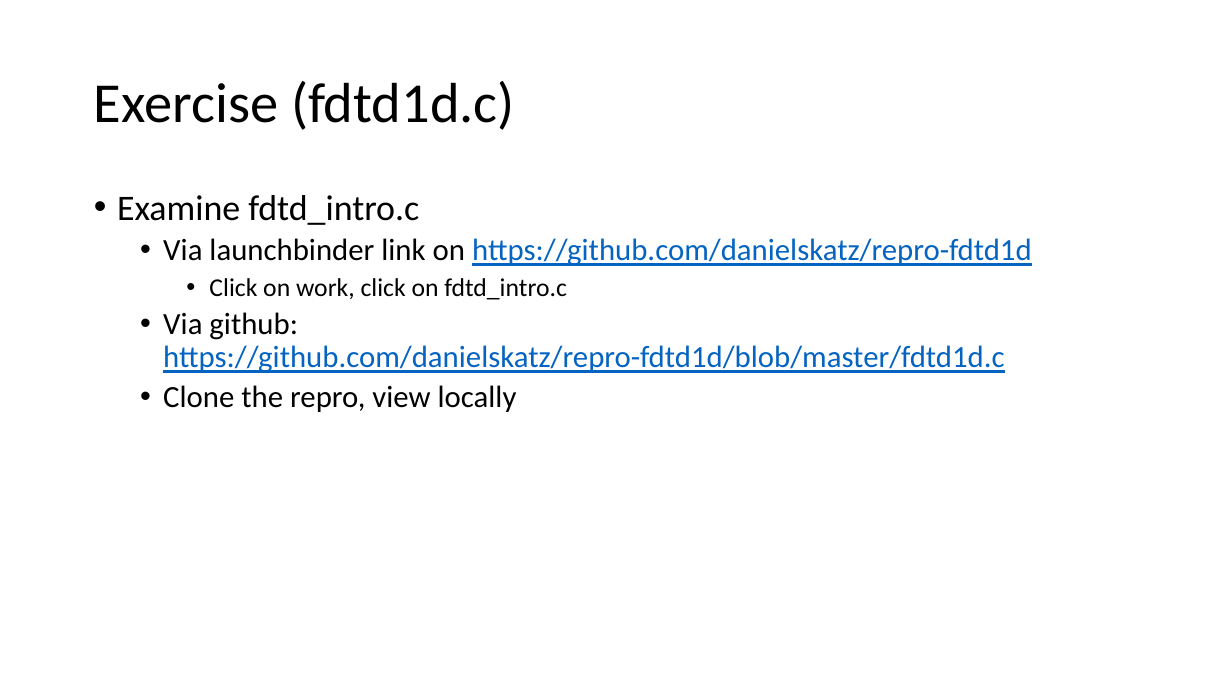
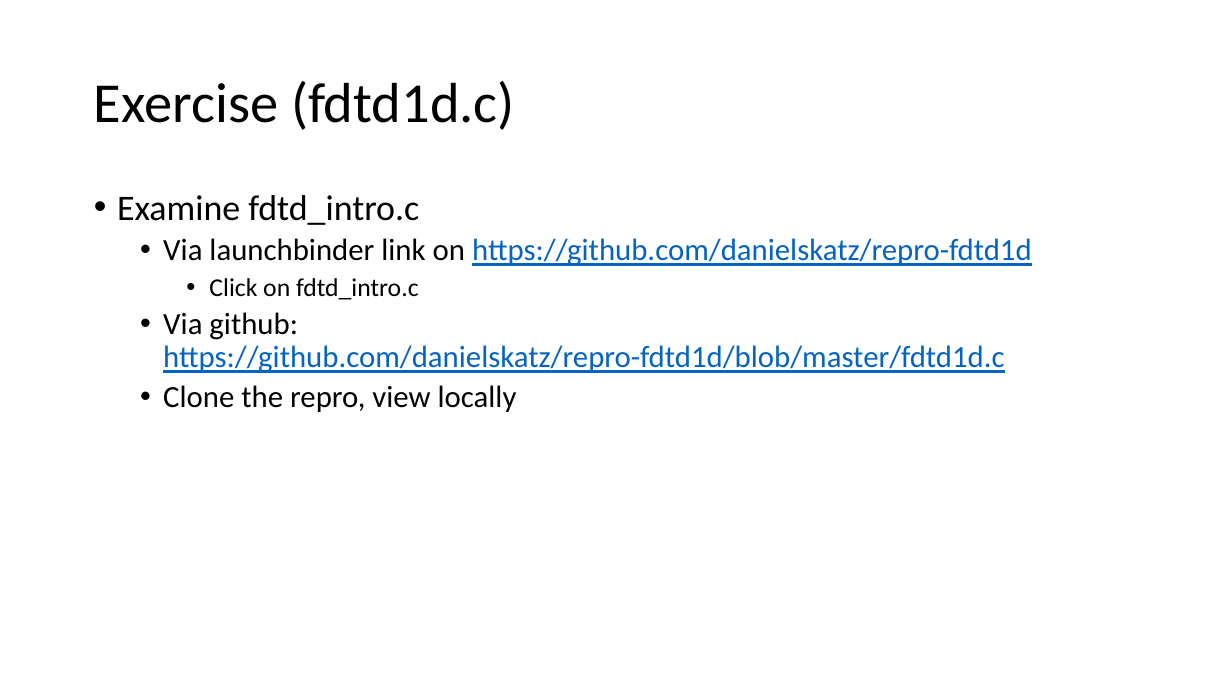
Before and after one commit to danielskatz/repro-fdtd1d, a slide deck: slide 14 of comp-repro.pptx. Drawn at 1232x693 pixels with LibreOffice and Linux fonts; fonts in the diff are those of the drawing. Boxes give left, top, right and bottom in pixels: in the first picture for what was removed or moved away, otherwise in the second. Text is boxed around its words. In the diff, an @@ line names an element or a change of style, - is before the commit and + after.

```diff
--- a/comp-repro.pptx
+++ b/comp-repro.pptx
@@ text at [209, 278, 419, 300]: text changed @@
-    • Click on work, click on fdtd_intro.c
+    • Click on fdtd_intro.c
```
Also in this commit, not shown: 3 other slides changed.
